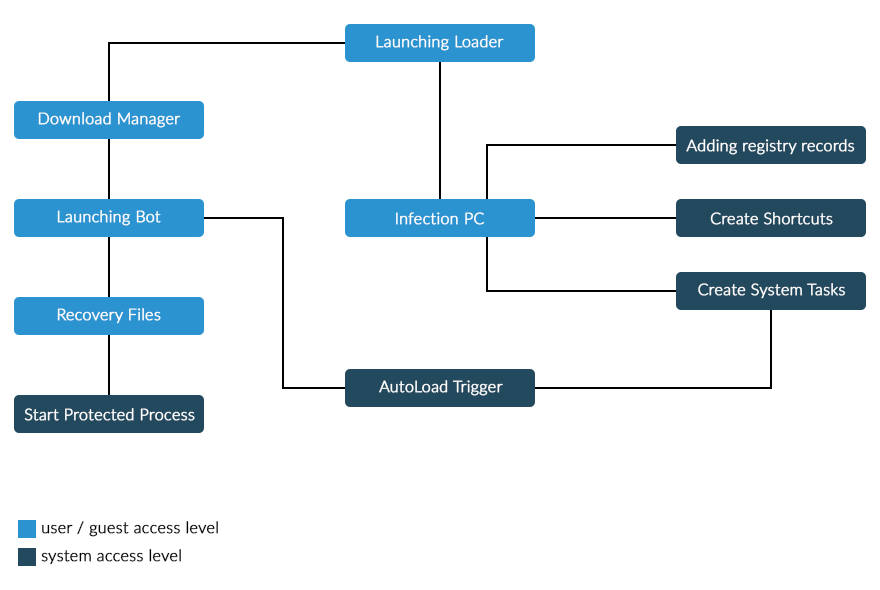
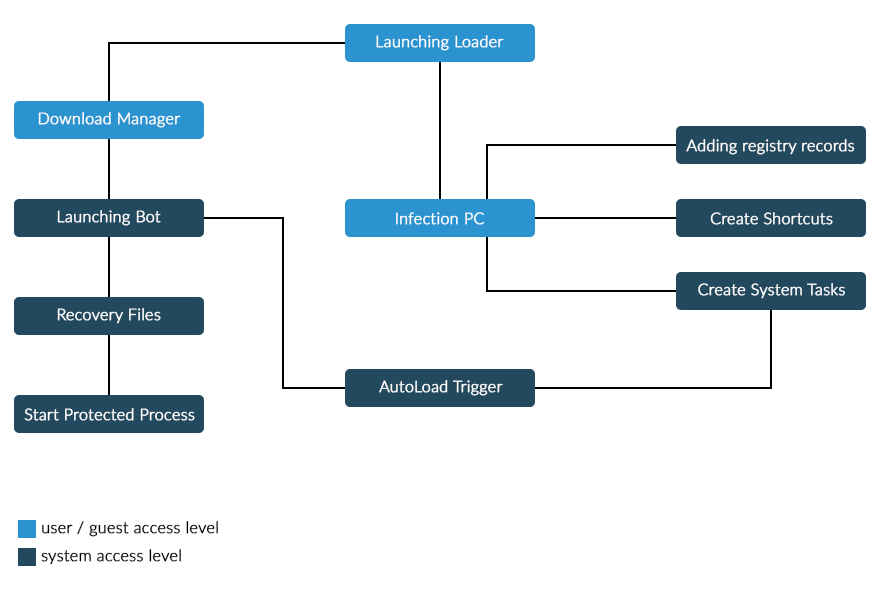
Revision of a layered 880px x 590px image; what changed, layer by layer:
pixels changed over [left=14, top=199, right=204, bottom=335] (layer not identified)
